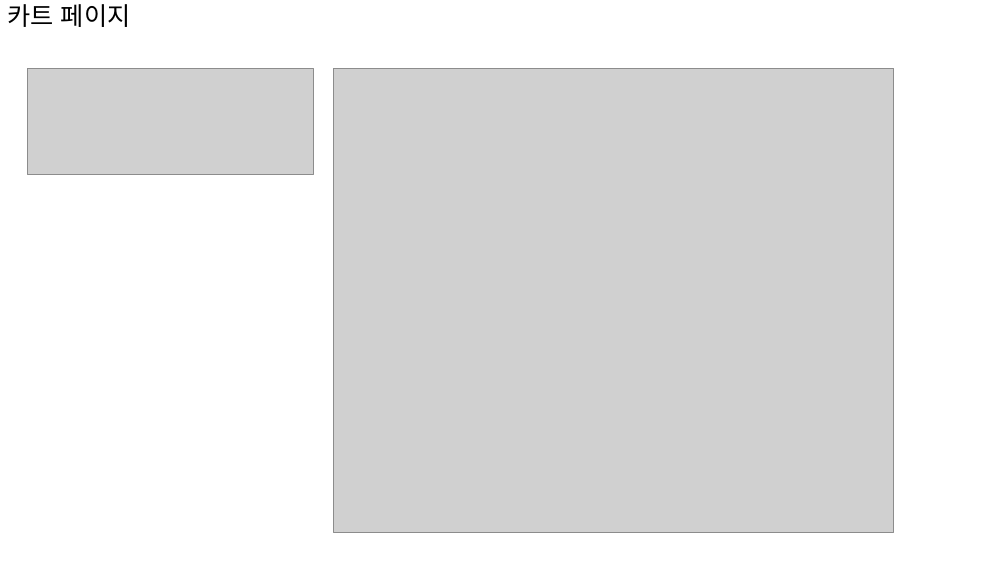
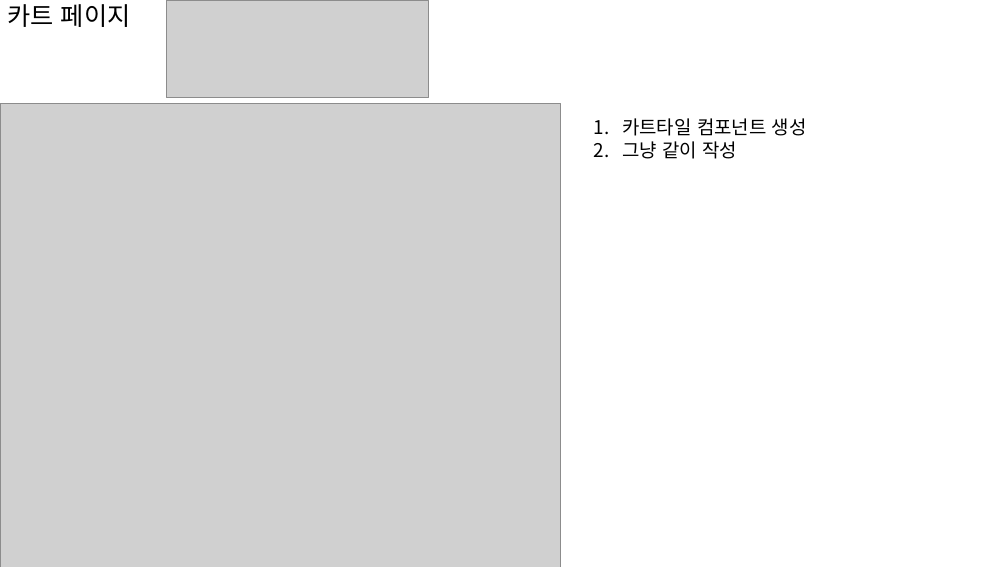
Before and after one commit to sonsungjong/react_shopping_cart, a slide deck: slide 16 of 쇼핑카트 자료.pptx (slide 14 before the commit). Drawn at 1008x567 pixels with LibreOffice and Linux fonts; fonts in the diff are those of the drawing; grey boxes stand for pictures. Boxes give left, top, right and bottom in pixels: in the first picture for what was removed or moved away, otherwise in the second. Text is boxed around its words. In the diff, an @@ line names an element or a change of style, - is before the commit and + after.

```diff
--- a/쇼핑카트 자료.pptx
+++ b/쇼핑카트 자료.pptx
@@ picture: place and size @@
-picture at [27,68,313,175]
+picture at [166,0,429,98]
@@ picture: place and size @@
-picture at [333,68,895,532]
+picture at [0,103,561,567]
@@ text added at [622,118,807,159], 18 pt, text #000000 @@
+1. 카트타일 컴포넌트 생성
+2. 그냥 같이 작성
```
Also in this commit, not shown: 7 other slides changed, 3 slides added, 1 slide removed.
